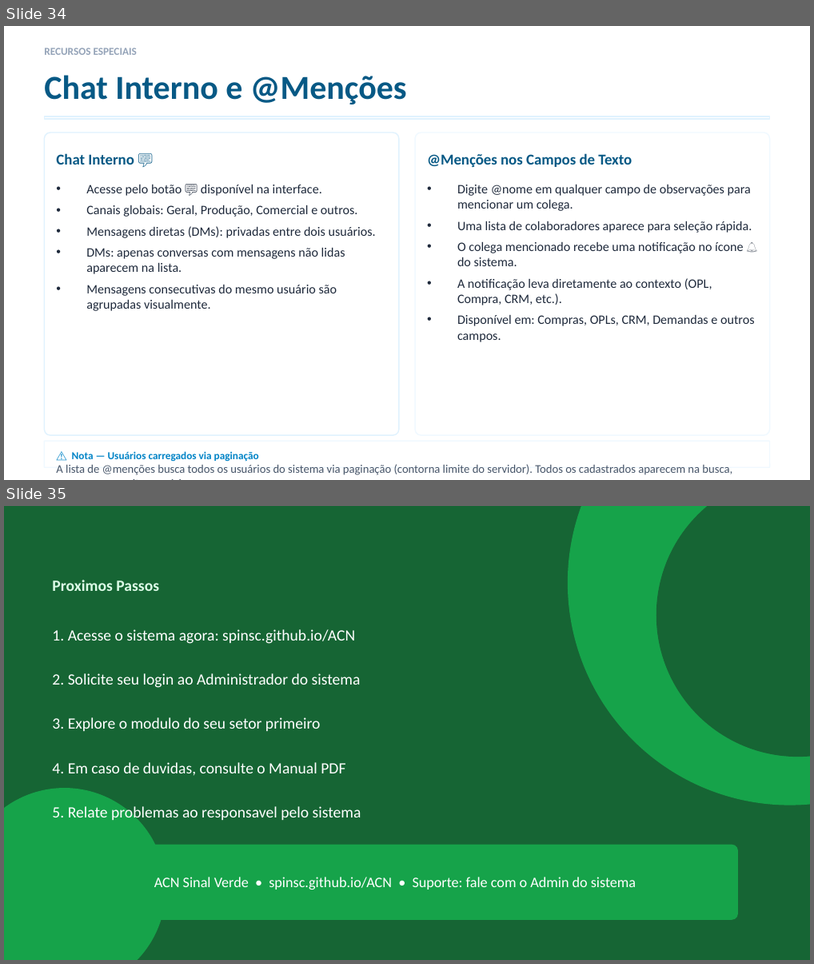
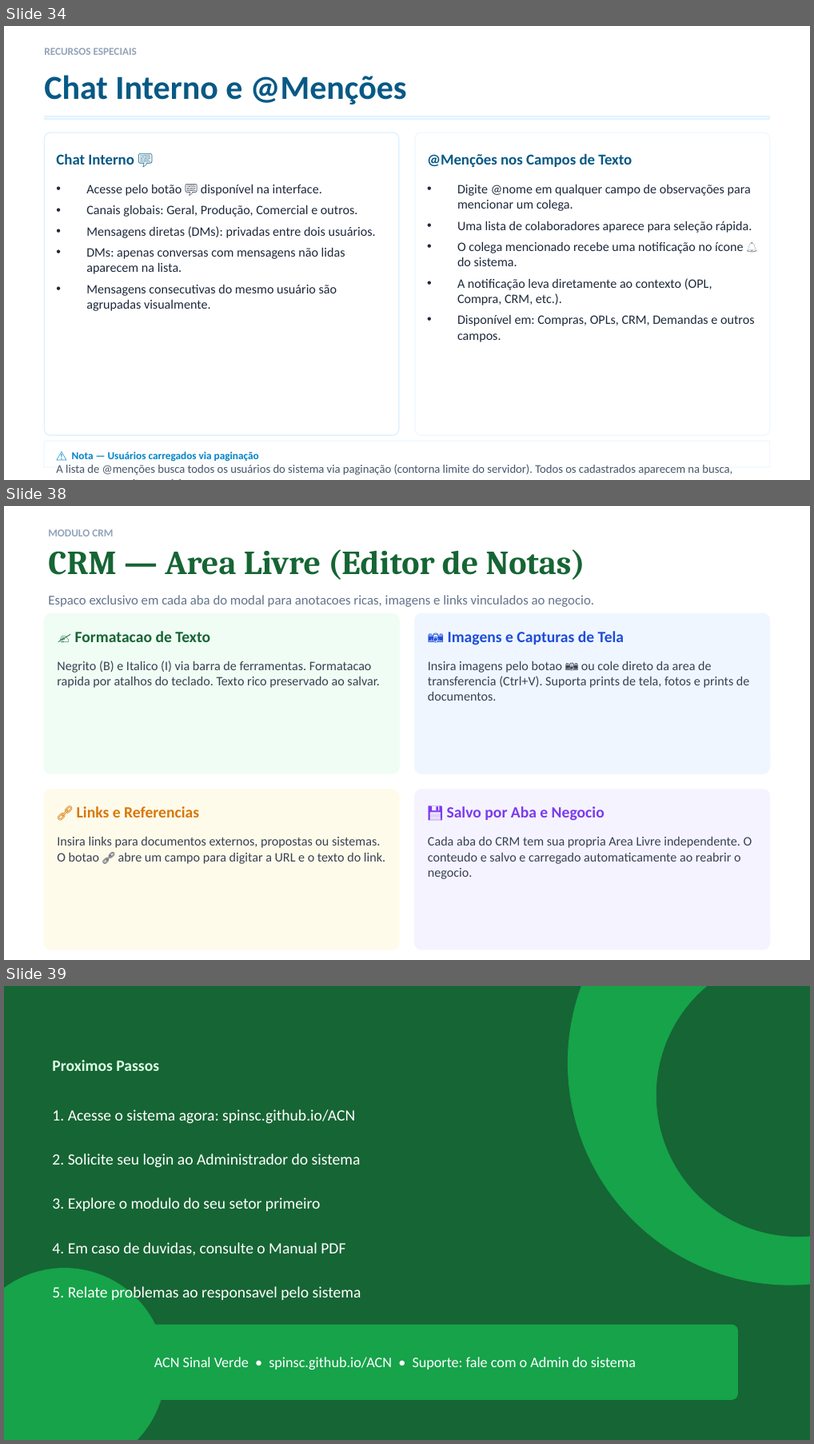
Before and after one commit to spinsc/ACN, a slide deck: ACN_Sinal_Verde_Treinamento.pptx. Shown one above the other, each under a label of ours: slides 34 and 35 before the commit, slides 34, 38 and 39 after it; the slides between them are not shown. The pictures are 814x964 and 814x1444 pixels, drawn with LibreOffice and Linux fonts; fonts in the diff are those of the drawing. Boxes give left, top, right and bottom in pixels: in the first picture for what was removed or moved away, otherwise in the second. Text is boxed around its words. In the diff, an @@ line names an element or a change of style, - is before the commit and + after.

Commit message:
feat: AvisoSistemaWidget post-it flutuante (draggable, criticidade baixa/media/alta, prazo/permanente, origem admin/diretoria); AdminTab aba Avisos CRUD; CrmTab area livre contenteditable; CrmTab split modal 9 abas; docs: Manual Word cap├¡tulos 30-31 (Avisos + CRM Modal/├ürea Livre); PPTX 4 novos slides (slides 35-38)

```diff
--- a/ACN_Sinal_Verde_Treinamento.pptx
+++ b/ACN_Sinal_Verde_Treinamento.pptx
@@ slide 38 added at [4,506,810,960], background #FFFFFF @@
@@ rectangle added at [4,506,810,959], fill #FFFFFF, outline #FFFFFF 1 pt @@
@@ text added at [48,529,113,536], 9.5 pt, text #94A3B8, bold @@
+MODULO CRM
@@ text added at [48,549,586,580], 30 pt, text #166534, bold @@
+CRM — Area Livre (Editor de Notas)
@@ text added at [48,595,594,607], 12 pt, text #64748B @@
+Espaco exclusivo em cada aba do modal para anotacoes ricas, imagens e links vinculados ao negocio.
@@ rounded rectangle added at [44,613,399,773], fill #F0FDF4, outline #F0FDF4 1 pt @@
@@ rounded rectangle added at [415,613,770,773], fill #EFF6FF, outline #EFF6FF 1 pt @@
@@ text added at [75,631,210,642], 14 pt, text #166534, bold @@
+✍️ Formatacao de Texto
@@ text added at [448,631,624,645], 14 pt, text #1D4ED8, bold @@
+📷 Imagens e Capturas de Tela
@@ text added at [57,660,380,688], 11.5 pt, text #374151 @@
+Negrito (B) e Italico (I) via barra de ferramentas. Formatacao rapida por atalhos do teclado. Texto rico preservado ao salvar.
@@ text added at [428,661,750,700], 11.5 pt, text #374151 @@
+Insira imagens pelo botao 📷 ou cole direto da area de transferencia (Ctrl+V). Suporta prints de tela, fotos e prints de documentos.
@@ rounded rectangle added at [44,789,399,948], fill #FFFBEB, outline #FFFBEB 1 pt @@
@@ rounded rectangle added at [415,789,770,948], fill #F5F3FF, outline #F5F3FF 1 pt @@
@@ text added at [77,806,199,817], 14 pt, text #D97706, bold @@
+🔗 Links e Referencias
@@ text added at [447,806,605,820], 14 pt, text #7C3AED, bold @@
+💾 Salvo por Aba e Negocio
@@ text added at [57,836,386,864], 11.5 pt, text #374151 @@
+Insira links para documentos externos, propostas ou sistemas. O botao 🔗 abre um campo para digitar a URL e o texto do link.
@@ text added at [428,836,753,879], 11.5 pt, text #374151 @@
+Cada aba do CRM tem sua propria Area Livre independente. O conteudo e salvo e carregado automaticamente ao reabrir o negocio.
@@ what was slide 35 is now slide 39 @@
```
Also in this commit, not shown: 3 other slides added, 3 other files.
